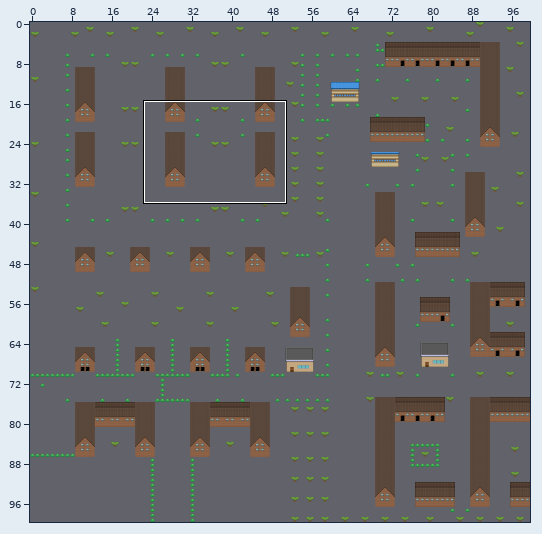
Two versions of a level (Tiled map, core/assets/maps/map.tmx). The picture above shows the old version from afar; the outline marks the close-up.
Close-up. Old version:
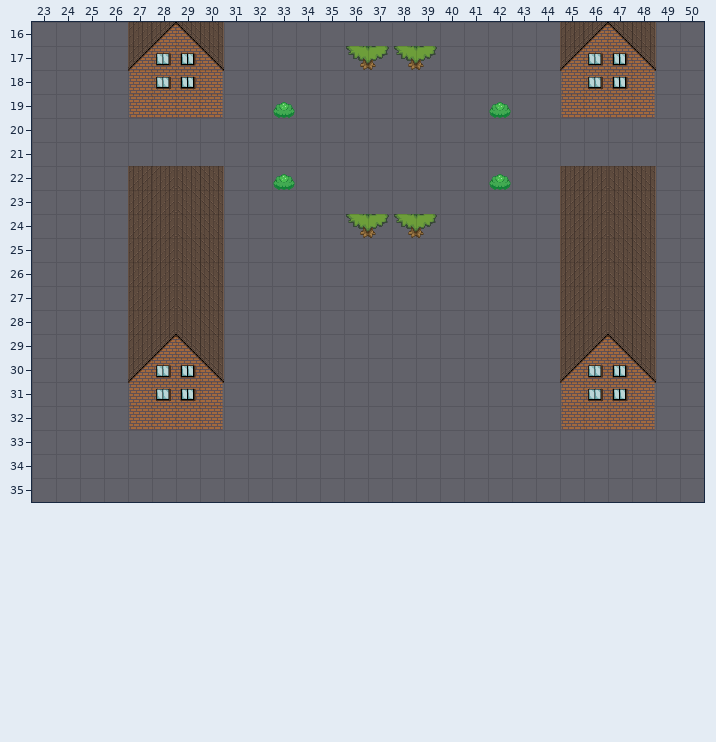
Cells are 32x32 px. Shown: x 23..50, y 16..35. The commit also changed other parts of the map, which this record leaves out. Tiles whose own drawing changed are shown in their newer look in all pictures.
The same view after the edit:
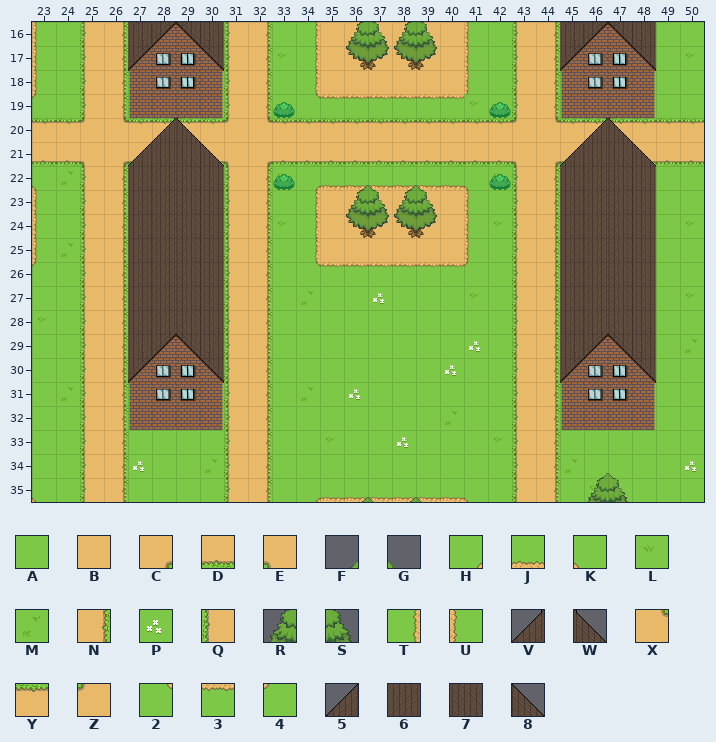
Key: from "Tileset": A 0, B 2, C 4, D 5, E 6, F 8, G 9, H 10, J 11, K 12, L 20, M 21, N 24, P 25, Q 26, R 28, S 29, T 30, U 32, V 41, W 42, X 44, Y 45, Z 46, 2 50, 3 51, 4 52, 5 60, 6 61, 7 62, 8 63.
_ is an empty cell.
Tiles of an added or newly shown layer are drawn over the layers below it.
The edit:
Changed rows in their new state; . is an unchanged cell.
Layer "Base" (now shown):
first column x 23:
16 UAQN....QNATBBBBBBUAQN....AA
17 UAQN....QNLTBBBBBBUAQN....AL
18 UAQNA..AQNATBBBBBBUAQNA..AAA
19 4AQNA..AQNA2333333LAQNA..AAA
20 YYZXYYYYZXYYYYYYYYYYZXYYYYYY
21 DDECD..DECDDDDDDDDDDECD..DDD
22 KMQN....QNLHJJJJJJKLQN....AA
23 UAQN....QNATBBBBBBUAQN....AA
24 UAQN....QNLTBBBBBBULQN....AL
25 UMQN....QNATBBBBBBUAQN....AA
26 4AQN....QNA23333334AQN....AA
27 AAQN....QNAMAAPAAALAQN....AL
28 LAQN....QNAAAAAAAAAAQN....AA
29 AAQN....QNAAAAAAAAPAQN....AM
30 AAQN....QNAAAAAAAPAAQN....AA
31 AMQNA..AQNAMAPAAAAAAQNA..AAA
32 AAQNA..AQNAAAAAAAMAAQNA..AAA
33 AAQNAAAAQNAALAAPAAALQNAAAAAA
34 AAQNPAAMQNAAAAAAAAAAQNMAAAAP
35 KAQNAAAAQNAHJJJJJJKAQNALAAAA
Layer "Overhang" (now shown):
first column x 36:
16 RSRS
first column x 27:
20 .VW................VW.
21 5678..............5678
22 .........FGFG.........
23 .........RSRS.........
first column x 36:
34 ..........FG
35 FGFG......RS
Changed places in both close-ups, as pixel boxes (x1, y1, x2, y2):
added: (32, 22, 704, 502)
